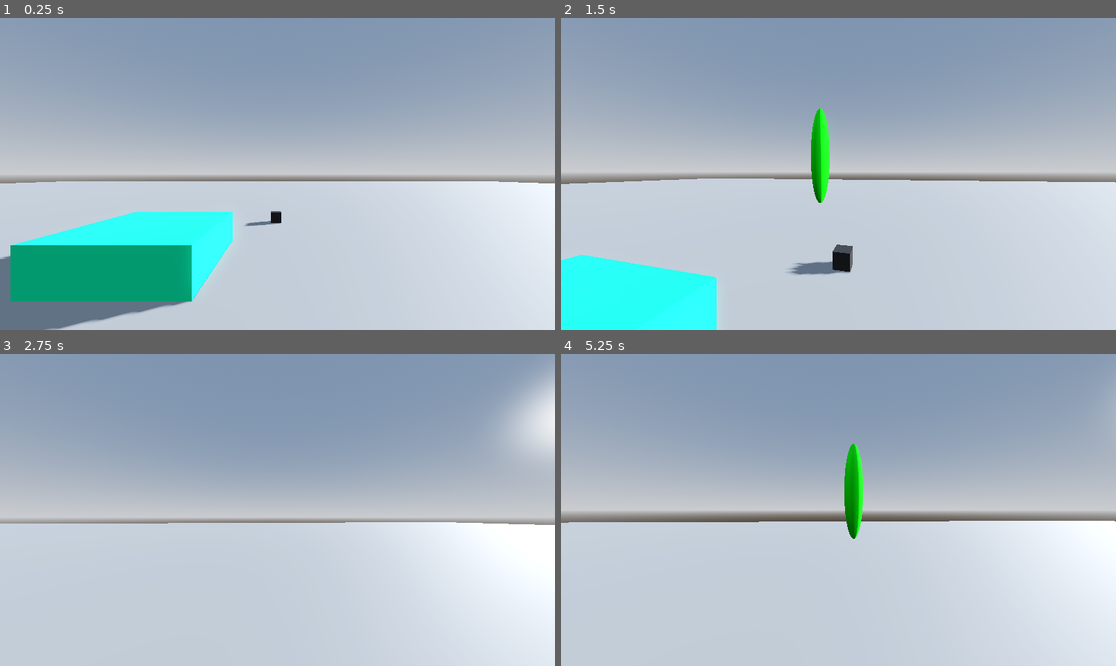
Above: before the commit, frames 1-4 (two rows, left to right).
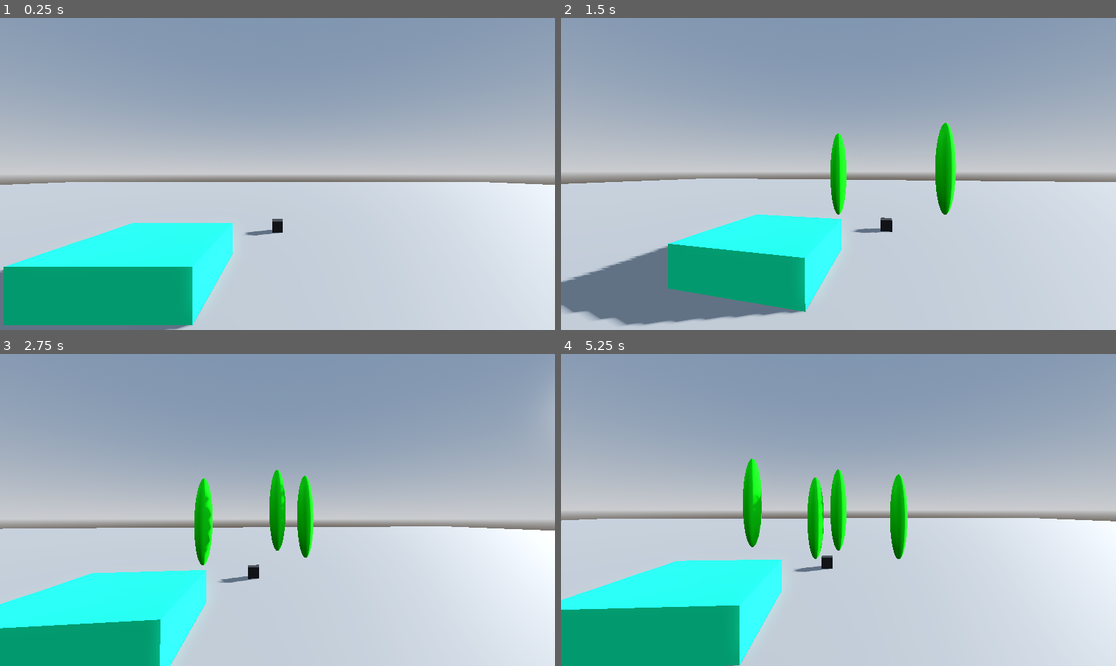
Above: after the commit, the same moments.

Repository: THEJR99/the-basics
Game: Godot game, scene res://main.tscn
Same seed, same stepped clock (60 frames per second), same inputs: the game is played once before the commit and once after it.
Inputs (mouse positions are in pixels of both pictures, inside the frame that each line leads up to):
- Up to frame 1 (0.25 s): no input
- Up to frame 2 (1.5 s): tap Enter at 0.5 s; move the mouse to (866, 174) at 0.52 s; hold W (up) from 0.53 s (still down); tap E (interact) at 0.6, 1.35 s; tap Space (jump) at 0.77 s; move the mouse to (810, 174) at 1.27 s
- Up to frame 3 (2.75 s): keep holding W (up); tap Space (jump) at 1.52 s; move the mouse to (288, 503) at 2.02 s; hold Shift (sprint) from 2.03 s (still down); tap E (interact) at 2.3 s
- Up to frame 4 (5.25 s): keep holding W (up); move the mouse to (832, 516) at 2.77 s; release Shift (sprint) at 2.78 s; tap E (interact) at 2.85, 3.6, 4.55, 5.1 s; tap Space (jump) at 3.02, 3.77, 4.52 s; move the mouse to (877, 513) at 3.52 s; move the mouse to (794, 506) at 4.27 s; tap Shift (sprint) at 4.35 s; move the mouse to (844, 510) at 5.02 s

The runs differ from the first frame. In frame 1, 7.7% of the frame differs, in the area x 0-100%, y 52-100%; in frame 2, 16%, in the area x 0-100%, y 28-100%; in frame 3, 16%; in frame 4, 16%.
Error after the commit: Invalid access to property or key 'weight' on a base object of type 'Node3D (Inventory)'. (res://scripts/core/Controls.gd:72)

Commit message:
item pickup + add to inv

Diff:
--- a/main.tscn
+++ b/main.tscn
@@ -1,11 +1,10 @@
-[gd_scene load_steps=15 format=3 uid="uid://dv85urrx3rqme"]
+[gd_scene load_steps=14 format=3 uid="uid://dv85urrx3rqme"]
 
 [ext_resource type="Script" uid="uid://iglactdreysx" path="res://scripts/core/Controls.gd" id="1_0xm2m"]
 [ext_resource type="Script" uid="uid://cp4jlulcs7xck" path="res://scripts/core/Entity.gd" id="1_7mycd"]
 [ext_resource type="Script" uid="uid://damc3tm73ie3e" path="res://scripts/Interact.gd" id="2_0xm2m"]
 [ext_resource type="Script" uid="uid://cvushtw324hxh" path="res://scripts/PickableItem.gd" id="3_h2yge"]
 [ext_resource type="Script" uid="uid://uwbsox63qpns" path="res://scripts/core/Inventory.gd" id="3_lquwl"]
-[ext_resource type="Resource" uid="uid://cbsnovo64sgj0" path="res://data/items/Rock.tres" id="4_1bvp3"]
 [ext_resource type="Script" uid="uid://cb4f55au4fw1s" path="res://Stats.gd" id="5_272bh"]
 
 [sub_resource type="ProceduralSkyMaterial" id="ProceduralSkyMaterial_ig7tw"]
@@ -81,10 +80,9 @@
 size = Vector3(3.3652344, 1.0390625, 3.2748413)
 material = SubResource("StandardMaterial3D_ig7tw")
 
-[node name="ItemToBePickedUp" type="CSGBox3D" parent="."]
+[node name="ItemToBePickedUp" type="CSGBox3D" parent="." groups=["pickables"]]
 transform = Transform3D(0.5, 0, 0, 0, 0.5, 0, 0, 0, 0.5, 0, 0.31340164, 9.571)
 use_collision = true
 material = SubResource("StandardMaterial3D_0xm2m")
 script = ExtResource("3_h2yge")
-itemData = ExtResource("4_1bvp3")
 metadata/pickable = true
--- a/scripts/Interact.gd
+++ b/scripts/Interact.gd
@@ -3,6 +3,8 @@
 @onready var character = $".."
 @onready var head = $"../Head"
 @onready var camera = $"../Head/Camera3D"
+
+@onready var inventory = $"../Inventory"
 
 var interaction_range = 2.5
 
@@ -26,7 +28,13 @@
 	if not result:
 		print("Nothing was hit...")
 	else:
-		print(result["collider"].name)
+		var collider = result["collider"]
+		var is_pickable = collider.is_in_group("pickables")
+
+		if is_pickable:
+			inventory.pick_up_item(collider)
+
+		print(collider.name)
 
 
 	debug_ray(origin, endPosition)
--- a/scripts/PickableItem.gd
+++ b/scripts/PickableItem.gd
@@ -1,3 +1,9 @@
 extends CSGBox3D
 
-@export var itemData: ItemData
+@export var item_data: ItemData
+
+func _ready():
+	add_to_group("pickables")
+
+func on_picked_up():
+	queue_free()
--- a/scripts/core/Inventory.gd
+++ b/scripts/core/Inventory.gd
@@ -3,9 +3,9 @@
 
 var BASE_WEIGHT = 10
 
-var items = {} # [ {} ]
+var items = {} # Rock : 4
 var t = { "Fuck": 123 }
-var weight: float = 0.0 # Current weight of the Inventory's Contents.
+var current_weight: float = 0.0 # Current weight of the Inventory's Contents.
 var carriable_weight = BASE_WEIGHT
 
 
@@ -20,14 +20,32 @@
 	carriable_weight = new_total_weight
 	print("Weight updated! New weight: " + str(new_total_weight))
 
-func add_item(item: ItemData) -> bool:
-	var newWeight = weight + item.weight
+func pick_up_item(item):
+
+	var item_data: ItemData = item.item_data
+	var quantity = item_data.quantity
+	var item_weight = item_data.weight
+	var weight_to_pick_up = quantity * item_weight
+
+	print(item)
+
+func weight_added_check(weight_to_add):
+	var newWeight = current_weight + weight_to_add
 
 	if newWeight > carriable_weight:
 		print("Cannot pick up this item! You're holding too much weight!")
 		return false
 
-	weight = newWeight
+	return true
+
+func add_item(item: ItemData) -> bool:
+	var newWeight = current_weight + item.weight
+
+	if newWeight > carriable_weight:
+		print("Cannot pick up this item! You're holding too much weight!")
+		return false
+
+	current_weight = newWeight
 	var itemQuantity = items[item.name]
 	print("Picking up new item: " + item.name)
 
